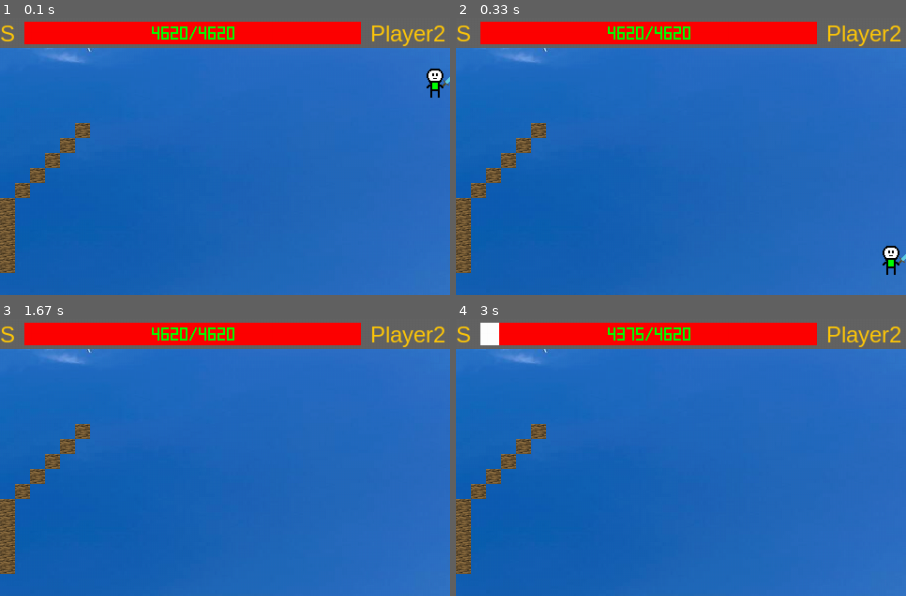
Above: before the commit, frames 1-4 (two rows, left to right).
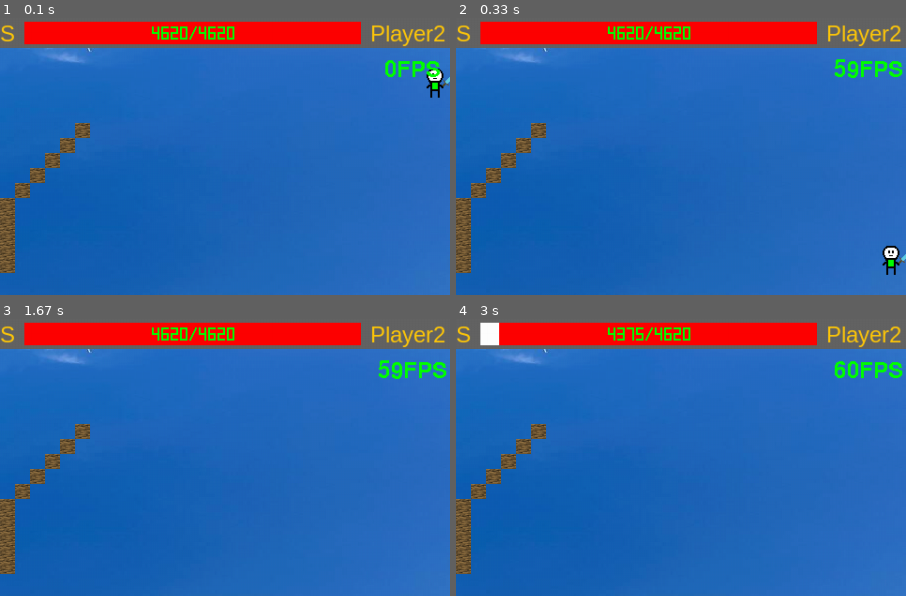
Above: after the commit, the same moments.

Repository: montsilen/Pygame_Battle
Game: pygame game, started from 22w04a/fight.py
Same seed, same stepped clock (60 frames per second), same inputs: the game is played once before the commit and once after it.
Inputs:
- Up to frame 1 (0.1 s): no input
- Up to frame 2 (0.33 s): no input
- Up to frame 3 (1.67 s): tap one key every 0.33 s from 0.33 s: V D C A
- Up to frame 4 (3 s): tap D at 1.67 s
The pictures show only the part of the screen within x 50-100%, y 0-50%; the shares and areas given below are measured in that part.

The runs differ from the first frame. In frame 1, 0.4% of the frame differs, in the area x 85-98%, y 15-22%; in frame 2, 0.5%, in the area x 84-100%, y 14-22%; in frame 3, 0.5%; in frame 4, 0.5%.

Commit message:
Update fight.py

Diff:
--- a/22w04a/fight.py
+++ b/22w04a/fight.py
@@ -229,6 +229,23 @@
             self.attachment.dmged = []
             self.count0 = self.cd0
             self.attcount = 20
+class FPSCounter:
+    def __init__(self, surface, font, clock, color, pos):
+        self.surface = surface
+        self.font = font
+        self.clock = clock
+        self.pos = pos
+        self.color = color
+
+        self.fps_text = self.font.render(str(int(self.clock.get_fps())) + "FPS", False, self.color)
+        self.fps_text_rect = self.fps_text.get_rect(center=(self.pos[0], self.pos[1]))
+
+    def render(self):
+        self.surface.blit(self.fps_text, self.fps_text_rect)
+
+    def update(self):
+        self.fps_text = self.font.render(str(int(self.clock.get_fps())) + "FPS", False, self.color)
+        self.fps_text_rect = self.fps_text.get_rect(center=(self.pos[0], self.pos[1]))
 
 # Set the most important constants of the game
 WIDTH = 60
@@ -245,6 +262,7 @@
 pygame.display.set_caption("格斗") # Set the caption of the window
 fpsClock = pygame.time.Clock()
 entitylist = [] # Create a list to save all entities
+fps_counter = FPSCounter(displaySurface, pygame.font.Font(None, 36), fpsClock, (0,255,0), (920, 55))
 
 # Import map
 brickImg = pygame.image.load("brick.png")
@@ -355,7 +373,6 @@
 player2.setCDcounter(25, 90)
 
 while True:
-    print(entitylist)
     player1.setspeed(0, player1.vy)
     player2.setspeed(0, player2.vy)
     for event in pygame.event.get():
@@ -404,6 +421,7 @@
     displaySurface.blit(hpSurface, (0, 0))
     drawHp(displaySurface, player1, player2, stripeWidth, wordWidth, place)
     drawDmg(displaySurface)
-
+    fps_counter.render()
+    fps_counter.update()
     pygame.display.update() # Draw the surface in every frame
     fpsClock.tick(FPS)
